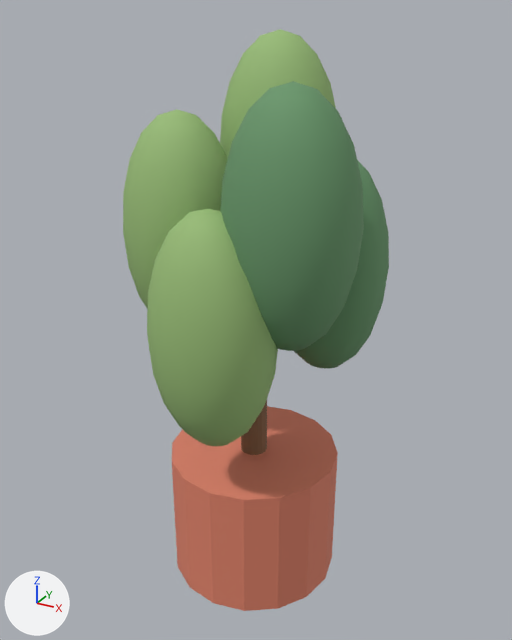
Before and after pictures for a commit that changed the Blender file art/plant.blend.
Both versions are drawn from a camera (50 mm lens) standing at (0.558, -1.007, 1.025) and looking at (-0.003, 0.014, 0.515). The axes (+X, +Y, +Z) are drawn at lower left. The lights are the same throughout. The older version comes first.

In view in the first picture: 'Pot', 'Scenery_leaf.007', 'Scenery_lightleaf.006', 'Stem'.
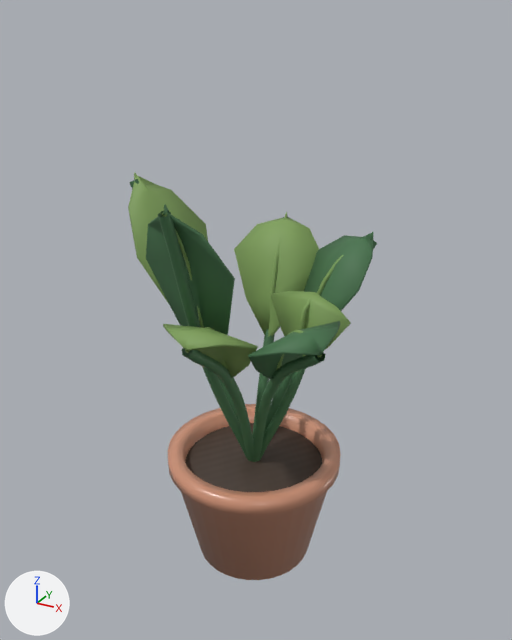
The change, as a diff of the scene's bpy script:
```diff
--- a/art/plant.blend.py
+++ b/art/plant.blend.py
@@ img_craft_stone_normal @@
+img_craft_stone_normal = load_image('Craft_stone_normal', '_unpacked/Craft_stone_normal', 128, 128, 'Non-Color')
@@ img_craft_stone_soil @@
+img_craft_stone_soil = load_image('Craft_stone_soil', '_unpacked/Craft_stone_soil', 128, 128, 'sRGB')
@@ mat_ceramic @@
+mat_ceramic = principled_material('ceramic')
+mat_ceramic.base_color = (0.617, 0.287, 0.181)  # brown #ce9276
+mat_ceramic.roughness = 0.31
+mat_ceramic.coat_weight = 0.18
+mat_ceramic.coat_roughness = 0.24
@@ mat_lightleaf @@
+mat_lightleaf = principled_material('lightleaf')
+mat_lightleaf.base_color = (0.216, 0.356, 0.105)  # green #80a15b
+mat_lightleaf.roughness = 0.65
@@ mat_leaf @@
+mat_leaf = principled_material('leaf')
+mat_leaf.base_color = (0.0612, 0.171, 0.0723)  # dark green #46734c
+mat_leaf.roughness = 0.65
@@ mat_soil @@
+mat_soil = bpy.data.materials.new('soil')
+# uses the picture img_craft_stone_normal
+# uses the picture img_craft_stone_soil
@@ me_cylinder_060 @@
 # used by ob_pot; location = (0.0, 0.0, 0.127)
-me_cylinder_060.from_pydata(...)  # 32 vertices, 18 faces; spans x -0.16..0.16, y -0.16..0.16, z -0.126..0.126
-me_cylinder_060.materials.append(mat_coral_011)  # orange #df8269
+me_cylinder_060.from_pydata(...)  # 224 vertices, 192 faces; spans x -0.3..0.3, y -0.3..0.3, z 0.05..0.46
+# me_cylinder_060 part 1: the whole mesh is rebuilt
+# me_cylinder_060 part 2: the surface is now shaded smooth
+me_cylinder_060.materials.append(mat_ceramic)  # brown #ce9276
@@ me_pointed_foliage @@
+me_pointed_foliage.from_pydata(...)  # 582 vertices, 532 faces; spans x -0.423..0.337, y -0.385..0.378, z 0.797..1.386
+me_pointed_foliage.polygons.foreach_set('use_smooth', [True] * 532)
+me_pointed_foliage.materials.append(mat_lightleaf)  # green #80a15b
@@ me_plant_stem @@
+me_plant_stem.from_pydata(...)  # 552 vertices, 504 faces; spans x -0.433..0.346, y -0.39..0.389, z 0.394..1.386
+me_plant_stem.polygons.foreach_set('use_smooth', [True] * 504)
+me_plant_stem.materials.append(mat_leaf)  # dark green #46734c
@@ me_pot_soil @@
+me_pot_soil.from_pydata(...)  # 144 vertices, 120 faces; spans x -0.247..0.247, y -0.247..0.247, z 0.392..0.418
+me_pot_soil.polygons.foreach_set('use_smooth', [True] * 120)
+me_pot_soil.materials.append(mat_soil)
@@ ob_pot @@
 ob_pot = bpy.data.objects.new('Pot', me_cylinder_060)
-ob_pot.location = (0.0, 0.0, 0.127)
+ob_pot.location = (0.0, 0.0, 0.0)
+ob_pot.scale = (0.55, 0.55, 0.55)
@@ ob_stem @@
-ob_stem = bpy.data.objects.new('Stem', me_cylinder_061)
-ob_stem.location = (0.0, 0.0, 0.468)
@@ ob_scenery_lightleaf_006 @@
-ob_scenery_lightleaf_006 = bpy.data.objects.new('Scenery_lightleaf.006', me_sphere_274)
-ob_scenery_lightleaf_006.location = (0.0, -0.138, 0.55)
@@ ob_scenery_leaf_007 @@
-ob_scenery_leaf_007 = bpy.data.objects.new('Scenery_leaf.007', me_sphere_275)
-ob_scenery_leaf_007.location = (0.093, 0.101, 0.61)
@@ ob_crafted_lightleaf @@
+ob_crafted_lightleaf = bpy.data.objects.new('Crafted_lightleaf', me_pointed_foliage)
+ob_crafted_lightleaf.location = (0.0, 0.0, 0.0)
+ob_crafted_lightleaf.scale = (0.55, 0.55, 0.55)
@@ ob_crafted_leaf @@
+ob_crafted_leaf = bpy.data.objects.new('Crafted_leaf', me_plant_stem)
+ob_crafted_leaf.location = (0.0, 0.0, 0.0)
+ob_crafted_leaf.scale = (0.55, 0.55, 0.55)
@@ ob_crafted_soil @@
+ob_crafted_soil = bpy.data.objects.new('Crafted_soil', me_pot_soil)
+ob_crafted_soil.location = (0.0, 0.0, 0.0)
+ob_crafted_soil.scale = (0.55, 0.55, 0.55)
```

Where the change shows, as pixel boxes (x1, y1, x2, y2) in the pictures (512 x 640 px):
'Scenery_lightleaf.006', deleted (green): before (123, 29, 336, 446)
'Scenery_leaf.007', deleted (green): before (220, 81, 389, 369)
'Pot', reshaped, moved, rescaled, recoloured (orange to brown, 14% shorter): before (172, 406, 338, 611); after (168, 404, 340, 580)
'Crafted_leaf', added (dark green): after (129, 179, 377, 462)
'Crafted_lightleaf', added (green): after (128, 173, 374, 378)
'Crafted_soil', added (brown): after (185, 423, 322, 492)
'Stem', deleted (brown): before (241, 400, 267, 455)
part 1 of me_cylinder_060, cut back: before (172, 406, 338, 611); after (168, 404, 340, 580)
